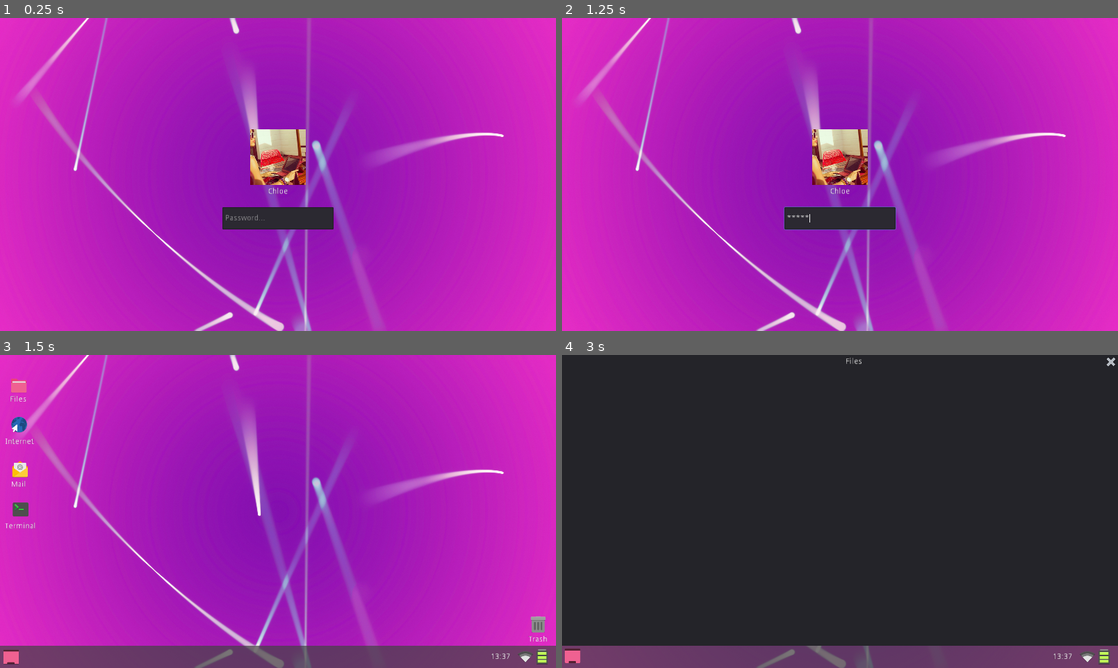
Above: before the commit, frames 1-4 (two rows, left to right).
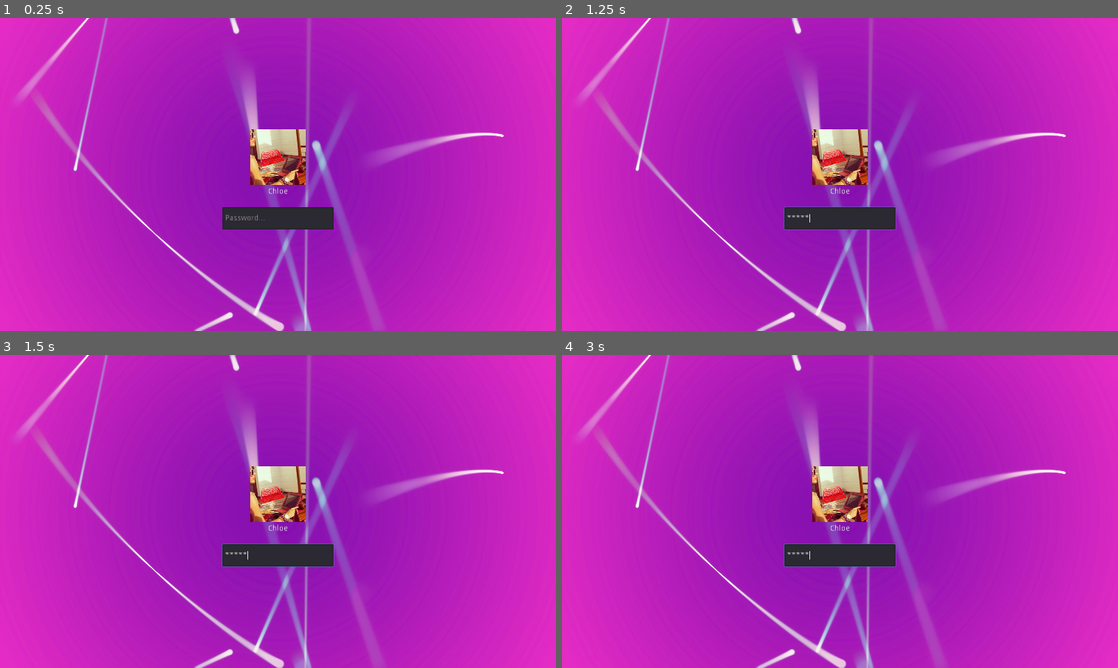
Above: after the commit, the same moments.

Repository: gabriele-costa/chloetart
Game: Godot game, scene res://Scenes/Logscreen.tscn
The game is run twice, just before and just after one commit, with the same random seed, the same clock (stepped at 60 frames per second) and the same inputs.
Inputs (mouse positions are in pixels of both pictures, inside the frame that each line leads up to):
- Up to frame 1 (0.25 s): no input
- Up to frame 2 (1.25 s): click (840, 218) at 0.52 s; type "Chloe" at 0.6 s
- Up to frame 3 (1.5 s): tap Enter at 1.25 s
- Up to frame 4 (3 s): click (584, 508) at 2 s, where only the run before the commit has a clickable "Terminal"; click (578, 386) at 2.75 s, where only the run before the commit has a clickable "Files"

Frames 1-2 are identical in both runs. In frame 3, 11% of the frame differs, in the area x 0-100%, y 7-100%; in frame 4, 99%, in the area x 0-100%, y 0-100%.

Commit message:
some logic

Diff:
--- a/Scenes/Desktop.tscn
+++ b/Scenes/Desktop.tscn
@@ -10,6 +10,7 @@
 [ext_resource path="res://Desktop/icons/trashcan_empty.svg" type="Texture" id=8]
 [ext_resource path="res://Desktop/icons/email.svg" type="Texture" id=9]
 [ext_resource path="res://Scripts/filesystem_icon.gd" type="Script" id=10]
+[ext_resource path="res://Scripts/tools.gd" type="Script" id=11]
 
 [sub_resource type="StyleBoxFlat" id=3]
 bg_color = Color( 0.262745, 0.262745, 0.262745, 0.705882 )
@@ -86,6 +87,7 @@
 margin_right = 112.0
 margin_bottom = 591.0
 icon = ExtResource( 6 )
+script = ExtResource( 11 )
 
 [node name="tools_label" type="Label" parent="tools"]
 margin_left = -19.0
@@ -143,3 +145,4 @@
 valign = 1
 
 [connection signal="pressed" from="filesystem" to="filesystem" method="_on_filesystem_pressed"]
+[connection signal="pressed" from="tools" to="tools" method="_on_tools_pressed"]
--- a/Scenes/Terminal.tscn
+++ b/Scenes/Terminal.tscn
@@ -7,8 +7,17 @@
 [ext_resource path="res://Desktop/icons/network-wireless.svg" type="Texture" id=5]
 [ext_resource path="res://Window/Icons/close.png" type="Texture" id=6]
 [ext_resource path="res://Scripts/desktop_button.gd" type="Script" id=7]
+[ext_resource path="res://Fonts/miscfs__.ttf" type="DynamicFontData" id=8]
+[ext_resource path="res://Scripts/TerminaTextEdit.gd" type="Script" id=9]
 
 [sub_resource type="Theme" id=1]
+
+[sub_resource type="DynamicFont" id=4]
+size = 20
+font_data = ExtResource( 8 )
+
+[sub_resource type="Theme" id=5]
+default_font = SubResource( 4 )
 
 [sub_resource type="StyleBoxFlat" id=2]
 bg_color = Color( 0.262745, 0.262745, 0.262745, 0.705882 )
@@ -52,8 +61,17 @@
 [node name="TextEdit" type="TextEdit" parent="Panel"]
 margin_left = 5.0
 margin_top = 60.0
-margin_right = 1995.0
-margin_bottom = 1040.0
+margin_right = 1000.0
+margin_bottom = 550.0
+rect_scale = Vector2( 2, 2 )
+theme = SubResource( 5 )
+custom_colors/caret_color = Color( 0.054902, 1, 0, 1 )
+custom_colors/font_color = Color( 0.054902, 1, 0, 1 )
+text = "Welcome to Terminal. Type 'help' for a list of available commands.
+$ "
+caret_block_mode = true
+caret_blink = true
+script = ExtResource( 9 )
 
 [node name="os_bar" type="Panel" parent="."]
 margin_top = 1045.0
@@ -84,4 +102,6 @@
 valign = 1
 
 [connection signal="pressed" from="Panel/CloseButton" to="Panel/CloseButton" method="_on_CloseButton_pressed"]
+[connection signal="cursor_changed" from="Panel/TextEdit" to="Panel/TextEdit" method="_on_TextEdit_cursor_changed"]
+[connection signal="text_changed" from="Panel/TextEdit" to="Panel/TextEdit" method="_on_TextEdit_text_changed"]
 [connection signal="pressed" from="os_bar/desktop" to="os_bar/desktop" method="_on_desktop_pressed"]
Not shown: 1 places in Scenes/Desktop.tscn that only renumber resources
Not shown: 1 places in Scenes/Terminal.tscn that only renumber resources
